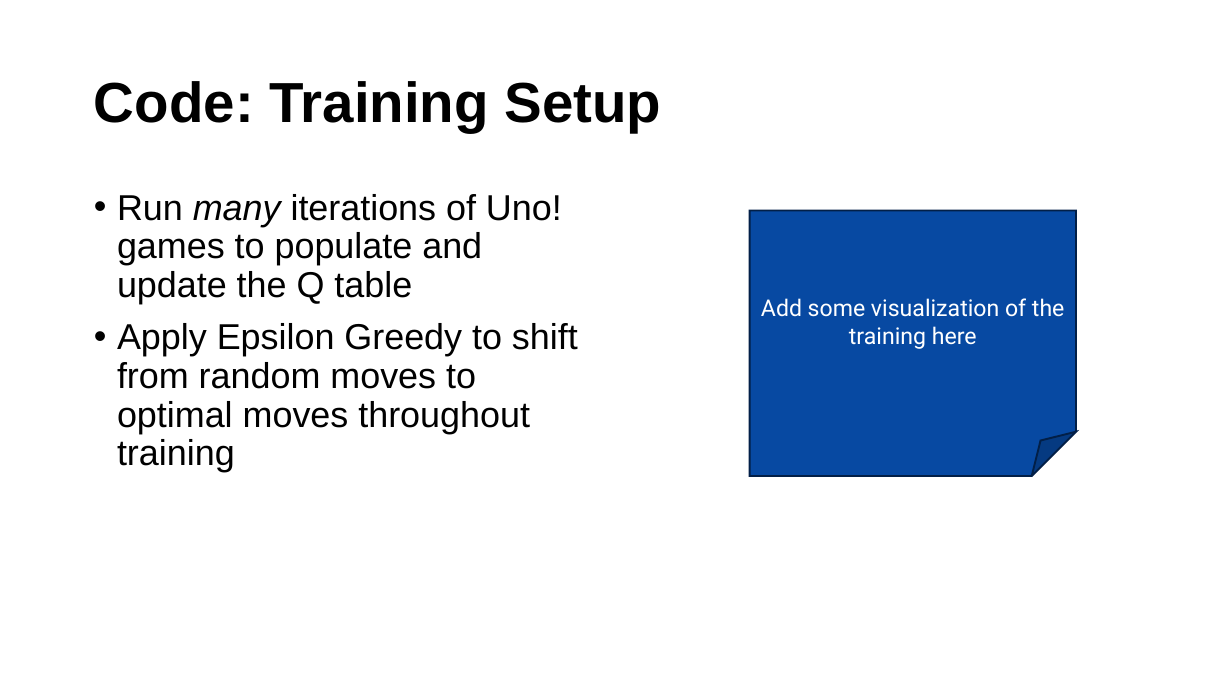
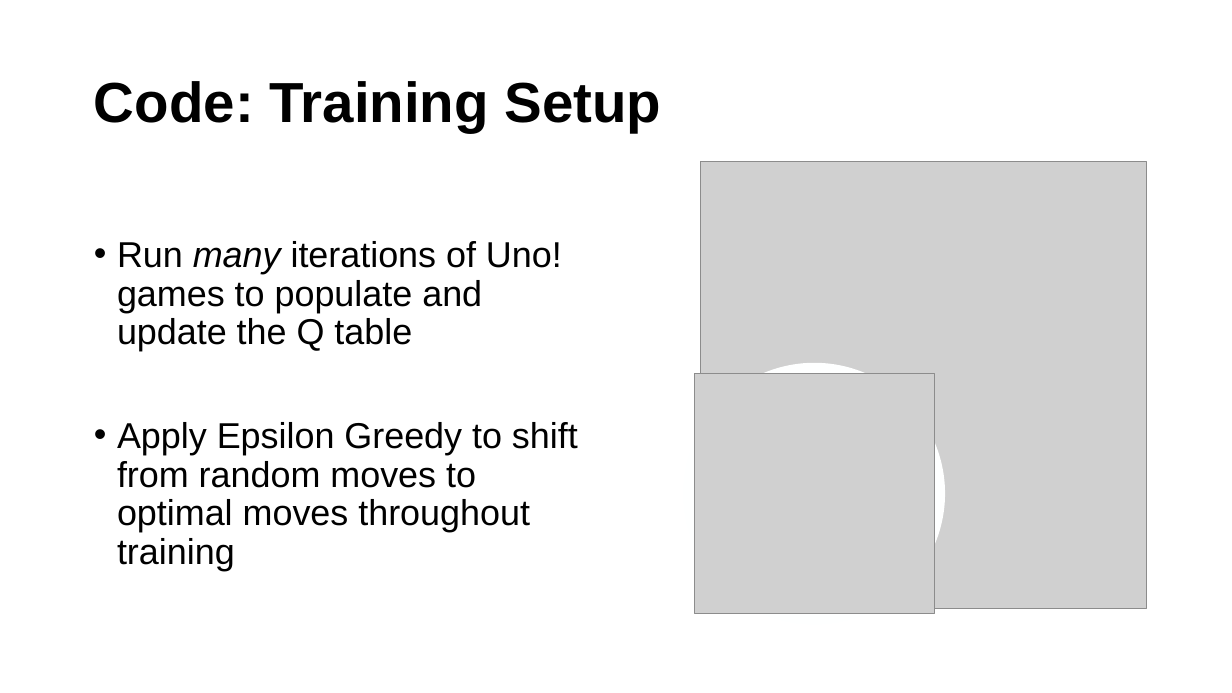
Before and after one commit to fraander/cs5100project, a slide deck: slide 18 of CS 5100 Final Presentation.pptx. Drawn at 1232x693 pixels with LibreOffice and Linux fonts; fonts in the diff are those of the drawing; grey boxes stand for pictures. Boxes give left, top, right and bottom in pixels: in the first picture for what was removed or moved away, otherwise in the second. Text is boxed around its words. In the diff, an @@ line names an element or a change of style, - is before the commit and + after.

Commit message:
add icon for q table training

```diff
--- a/CS 5100 Final Presentation.pptx
+++ b/CS 5100 Final Presentation.pptx
@@ picture added at [701,162,1147,608] @@
@@ text "Run many iterations of Uno! ..." at [117,241,578,571]: vertical alignment top to middle @@
@@ folded corner removed at [750,211,1076,476] @@
-Add some visualization of the training here
@@ ellipse added at [684,363,945,625], fill #FEFFFF @@
@@ picture added at [695,373,934,613] @@
```
Also in this commit, not shown: 1 other slide changed.
